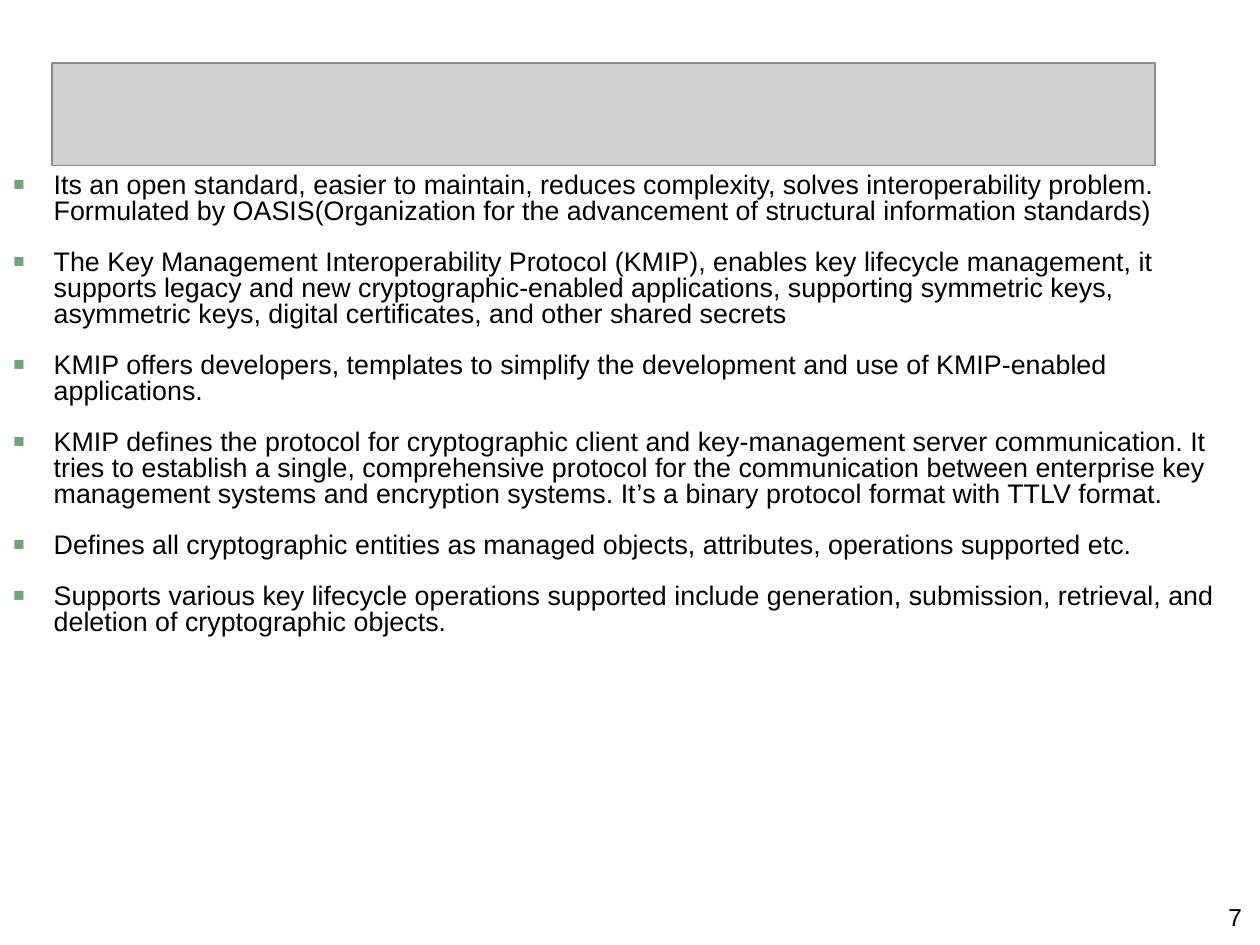
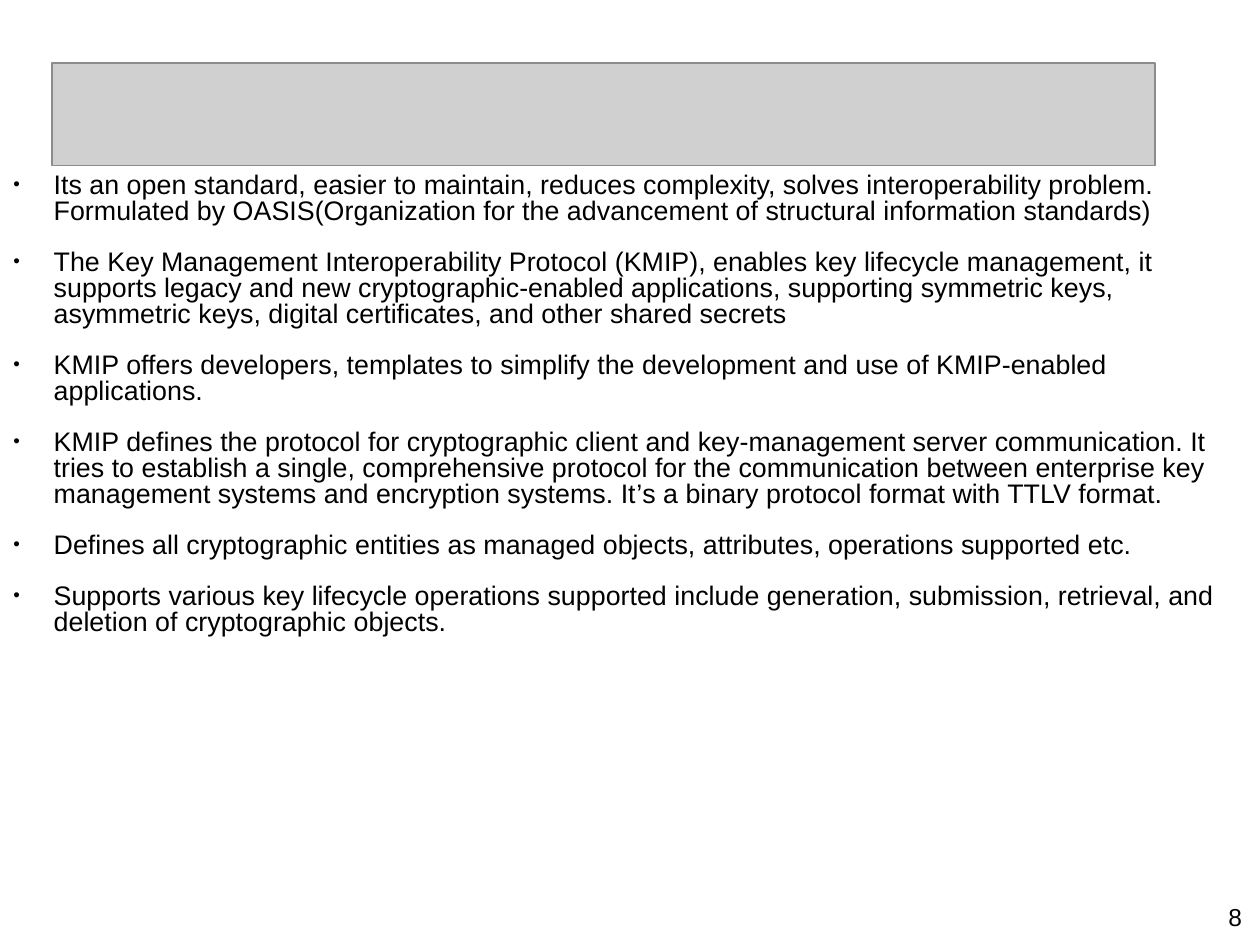
Before and after one commit to sedukull/pykmip-ws, a slide deck: slide 8 of docs/KMIP_Presentation.ppt (slide 7 before the commit). Drawn at 1260x945 pixels with LibreOffice and Linux fonts; fonts in the diff are those of the drawing; grey boxes stand for pictures; background and template pictures are left out. Boxes give left, top, right and bottom in pixels: in the first picture for what was removed or moved away, otherwise in the second. Text is boxed around its words. In the diff, an @@ line names an element or a change of style, - is before the commit and + after.

```diff
--- a/docs/KMIP_Presentation.ppt
+++ b/docs/KMIP_Presentation.ppt
@@ text "Its an open standard, easier ..." at [54,174,1213,636]: bullet ■ to •; bullet colour #72A376 to #000000 @@
@@ page number at [1228,909,1242,927]: text changed @@
-7
+8
```
Also in this commit, not shown: 12 other slides changed, 4 slides added, 1 slide removed, 8 other files.
